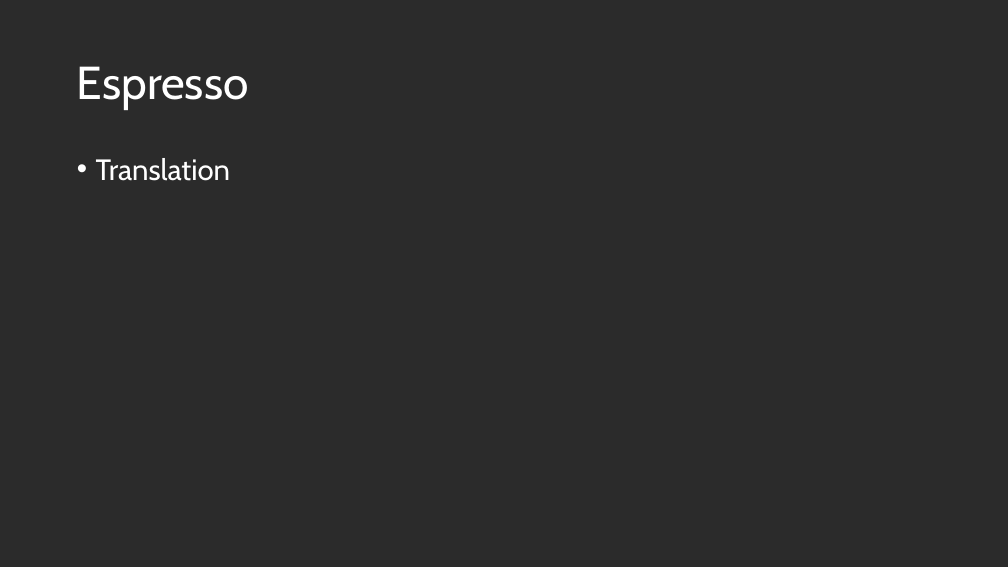
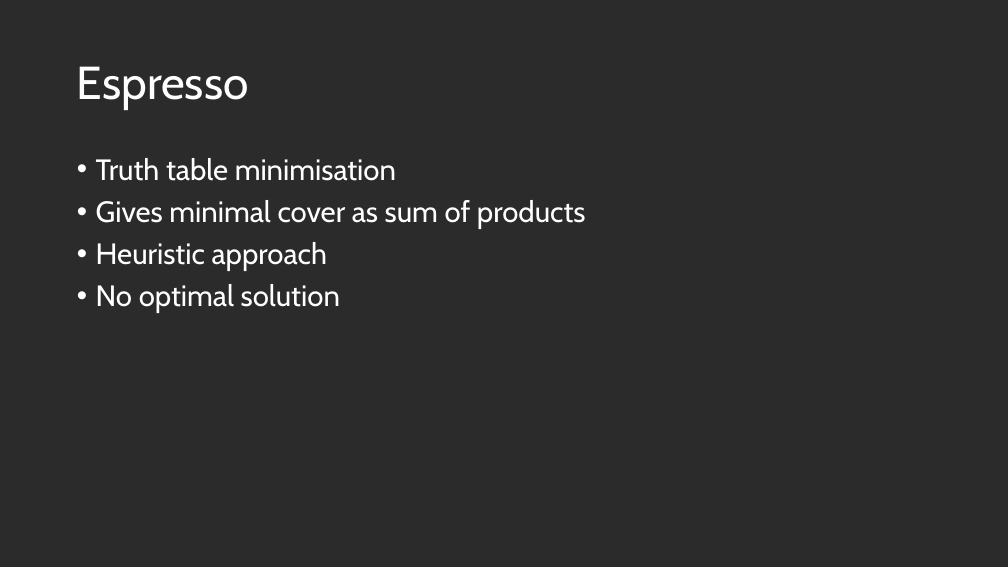
Before and after one commit to us-ja/GWAS_Internship_2025, a slide deck: slide 7 of Presentation/End_of_internship.pptx (slide 6 before the commit). Drawn at 1008x567 pixels with LibreOffice and Linux fonts; fonts in the diff are those of the drawing; background and template pictures are left out; a plain dark background stands for a picture behind light text. Boxes give left, top, right and bottom in pixels: in the first picture for what was removed or moved away, otherwise in the second. Text is boxed around its words. In the diff, an @@ line names an element or a change of style, - is before the commit and + after.

```diff
--- a/Presentation/End_of_internship.pptx
+++ b/Presentation/End_of_internship.pptx
@@ text at <box>96,158,586,313</box>: text changed @@
-• Translation
+• Truth table minimisation
+• Gives minimal cover as sum of products
+• Heuristic approach
+• No optimal solution
```
Also in this commit, not shown: 4 other slides changed, 3 slides added, 2 slides removed.
